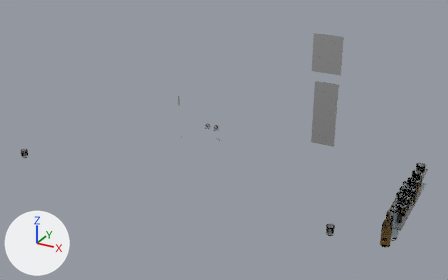
An edit to the glTF model workbench/assets/railcar/export/railcar-glass.glb, drawn before and after from the same camera.
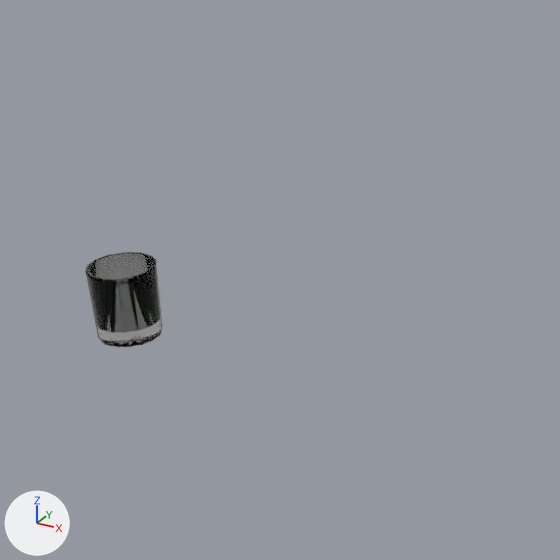
The first picture shows the older version from a 50 mm camera at (33.7, -55.8, 28.0) aimed at (4.7, -3.1, 1.6). The close-ups show the older and then the newer version on the part from 3% to 15% of the width and 44% to 64% of the height of that picture. Only the edits that show in the close-ups are written down. Lighting does not change. The marker at lower left points along +X, +Y and +Z. Where no turn or scale is listed for an object, it has been applied to the vertices.

The first close-up shows 'fireside tumbler'.
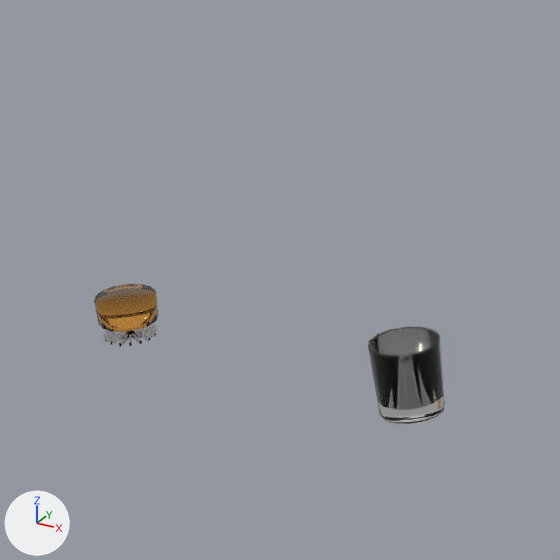
What differs and where, as boxes (x1, y1, x2, y2) in the close-ups (560 x 560 px):
'fireside tumbler', moved: before (85, 252, 162, 348); after (368, 327, 445, 425)

Patch to the scene script:
```diff
--- a/workbench/assets/railcar/export/railcar-glass.glb.py
+++ b/workbench/assets/railcar/export/railcar-glass.glb.py
@@ ob_fireside_tumbler @@
 ob_fireside_tumbler = bpy.data.objects.new('fireside tumbler', me_fireside_tumbler)
-ob_fireside_tumbler.location = (-18.4, -9.3, -3.01)
+ob_fireside_tumbler.location = (-14.11, -9.26, -3.01)
```
